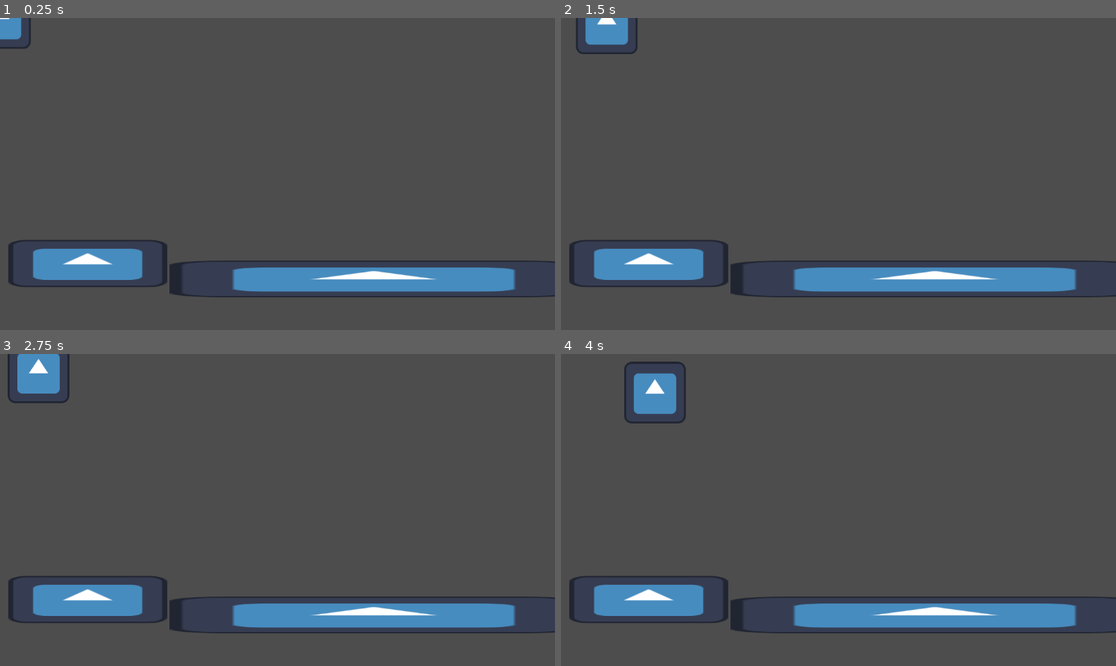
Above: before the commit, frames 1-4 (two rows, left to right).
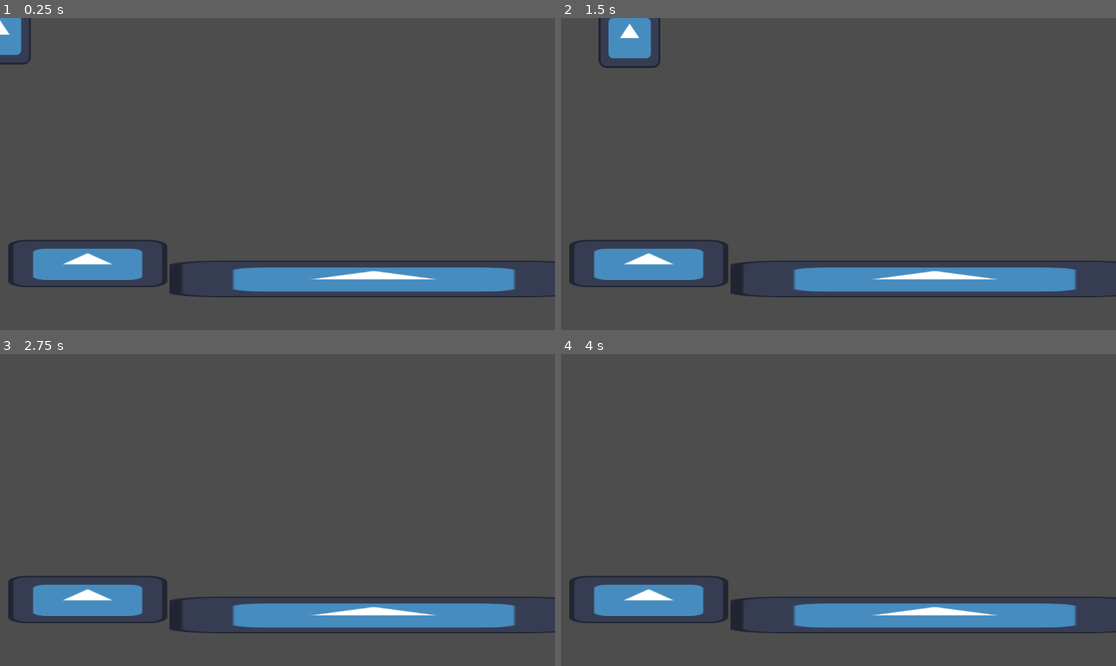
Above: after the commit, the same moments.

Repository: SrLito/Duck-Tales
Game: Godot game, scene res://escenas/nivel.tscn
Same seed, same stepped clock (60 frames per second), same inputs: the game is played once before the commit and once after it. The engine's default icon, where the game draws it, is replaced by a stand-in: a white triangle on a blue panel in a dark square.
Inputs:
- Up to frame 1 (0.25 s): no input
- Up to frame 2 (1.5 s): hold D (derecha) from 0.53 s (still down); tap Space (saltar) at 0.6, 0.77, 1.07, 1.35 s
- Up to frame 3 (2.75 s): tap Space (saltar) at 1.52, 1.82, 2.1 s; release D (derecha) at 2.03 s; hold A (izquierda) from 2.03 s (still down)
- Up to frame 4 (4 s): release A (izquierda) at 2.78 s; hold D (derecha) from 2.78 s (still down); tap Space (saltar) at 2.85, 3.02, 3.32, 3.6, 3.77 s

The runs differ from the first frame. In frame 1, 0.3% of the frame differs, in the area x 0-6%, y 0-15%; in frame 2, 1.4%, in the area x 2-18%, y 0-17%; in frame 3, 1.1%; in frame 4, 1.3%.

Commit message:
Mecanicas simples Jugador
agregue gravedad, movimiento horizontal y salto simple

Diff:
--- a/escenas/nivel.tscn
+++ b/escenas/nivel.tscn
@@ -6,9 +6,8 @@
 [node name="Nivel" type="Node2D"]
 
 [node name="Jugador" parent="." instance=ExtResource("1_22uyw")]
-velocidad = 100
-salto = -100
-gravedad = 10
+velocidad = 150
+salto = -500
 
 [node name="Piso" parent="." instance=ExtResource("2_uqba0")]
 position = Vector2(182, 510)
--- a/scripts/jugador.gd
+++ b/scripts/jugador.gd
@@ -16,7 +16,7 @@
 		velocity.y = velocity.y + gravedad * delta
 
 	# Aplico mecanica de salto.
-	if is_on_floor() and Input.is_action_just_pressed("saltar"):
+	if Input.is_action_just_pressed("saltar"):
 		velocity.y = velocity.y + salto
 		print("salta")
 	move_and_slide()
